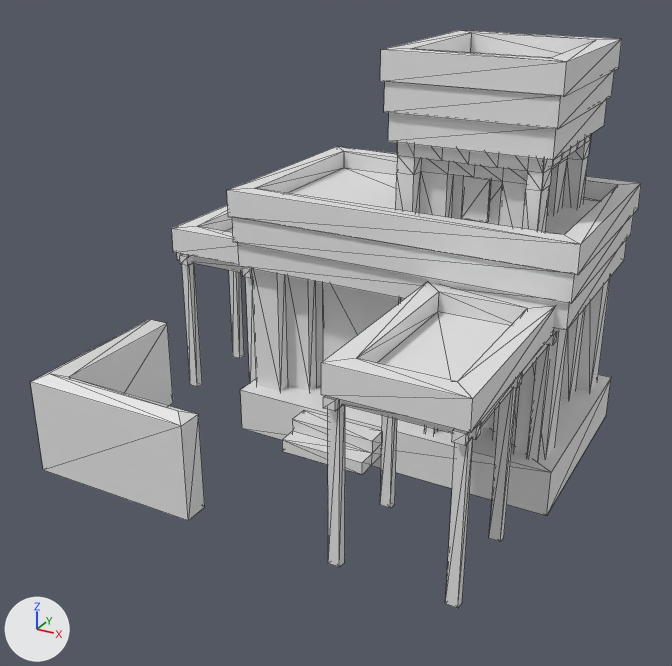
One commit to the COLLADA model art/meshes/structural/bactrian/farmstead.dae: the scene before it, then after it.
Before and after are seen from a 50 mm lens placed at (12.1, -27.5, 16.0), pointed at (-1.4, -3.1, 3.8). Arrows for +X, +Y and +Z are at lower left; the lights stay in place. The first picture is the older version. Mesh edges are drawn as thin lines.

Script lines for the objects in view, before the commit:
```python
me_cubo_851 = bpy.data.meshes.new('Cubo.851')
me_cubo_851.from_pydata(...)  # 714 vertices, 960 faces; spans x -9.0..6.1, y -9.6..5.0, z -1.2..12.6
me_cubo_851.materials.append(mat_textura_bactriana)  # its picture is missing
# before: 50 (1.8, -8.4, -0.6) at pixel (344, 562), 51 (1.8, -8.7, -0.6) at pixel (339, 567), 52 (1.5, -8.4, -0.6), 53 (1.5, -8.7, -0.6) at pixel (328, 563), 186 (5.4, -8.4, -0.6) at pixel (462, 602)
# before: 187 (5.4, -8.7, -0.6) at pixel (457, 608), 188 (5.0, -8.4, -0.6), 189 (5.0, -8.7, -0.6) at pixel (445, 603)
ob_farmstead = bpy.data.objects.new('farmstead', me_cubo_851)
ob_farmstead.location = (0.0, 0.0, 0.0)
```
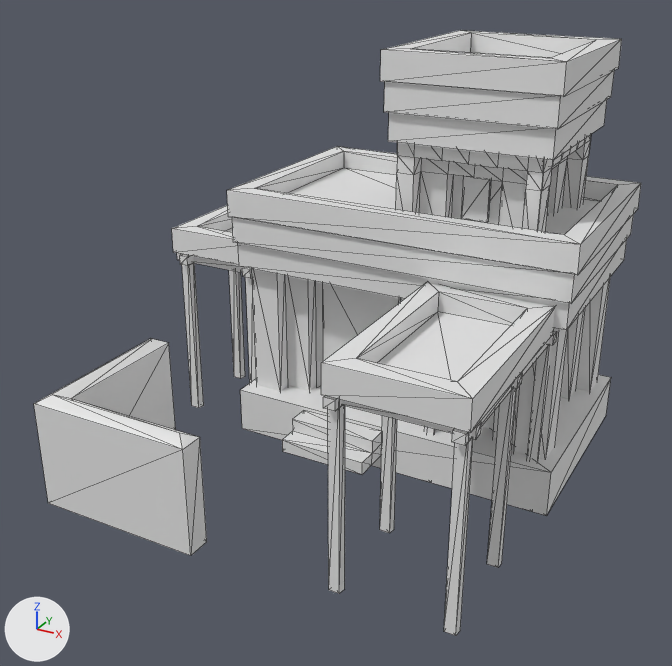
The newer file is also turned or shifted as a whole; pictures and numbers use the older file's frame.

Location of each change, (x1, y1, x2, y2) in pixels of the pictures (672 x 666 px; the box of a moved part takes in the faces that stretch with it):
'farmstead', reshaped
    before: (31, 30, 641, 608)
    after: (34, 30, 641, 636)
part 1 of me_cubo_851, moved or reshaped
    before: (31, 319, 205, 521)
    after: (34, 339, 207, 556)
part 2 of me_cubo_851, moved or reshaped
    before: (380, 345, 551, 541)
    after: (380, 345, 551, 568)
part 3 of me_cubo_851, moved or reshaped
    before: (181, 254, 256, 386)
    after: (181, 254, 256, 408)
part 4 of me_cubo_851, moved or reshaped
    before: (328, 405, 473, 608)
    after: (328, 405, 473, 636)

Diff of the bpy script that builds the scene:
```diff
--- a/art/meshes/structural/bactrian/farmstead.dae.py
+++ b/art/meshes/structural/bactrian/farmstead.dae.py
@@ me_cubo_851 @@
 # used by ob_farmstead; location = (0.0, 0.0, 0.0)
-me_cubo_851.from_pydata(...)  # 714 vertices, 960 faces; spans x -9.0..6.1, y -9.6..5.0, z -1.2..12.6
+me_cubo_851.from_pydata(...)  # 714 vertices, 960 faces; spans x -9.0..6.1, y -9.6..5.0, z -1.6..12.6
+# me_cubo_851 part 1: the loose piece of 18 vertices spanning x -8.5..-2.8, y -9.6..-3.9, z 0.0..3.3 is scaled about its middle by (1, 1, 1.16), then moved by (0.0, 0.0, -1.0)
+# me_cubo_851 part 2: all 16 vertices in x 1.5..5.4, y -5.4..-1.8, z -0.6 are moved by (0.0, 0.0, -0.9)
+# me_cubo_851 part 3: all 16 vertices in x -8.7..-5.5, y -1.6..1.7, z -0.6 are moved by (0.0, 0.0, -0.9)
+# me_cubo_851 part 4
+for i in [*range(50, 54), *range(186, 190)]: me_cubo_851.vertices[i].co += Vector((0.0, 0.0, -0.9))
+# other edits to the shape of me_cubo_851 do not show in these pictures
 me_cubo_851.materials.append(mat_textura_bactriana)
```
